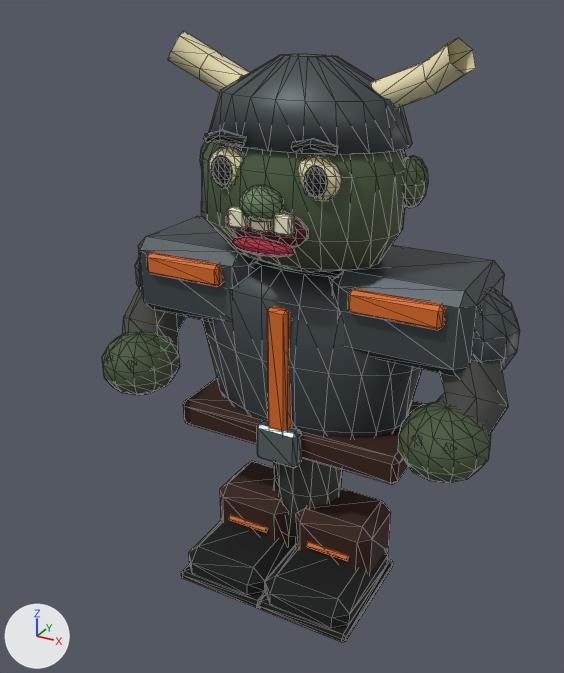
Before and after pictures for a commit that changed the glTF model wechat-game/assets/models/bosses/titan/titan.glb.
Both versions are drawn from a 50 mm lens placed at (0.74, -1.482, 1.332), pointed at (-0.006, -0.126, 0.654). The axes (+X, +Y, +Z) are drawn at lower left. The lights are the same throughout. The first picture is the older version. Mesh edges are drawn as thin lines. Vertices at exactly the same position are counted once.

Objects in the first picture: 'Arms', 'Body', 'Head', 'LegL', 'LegR'.
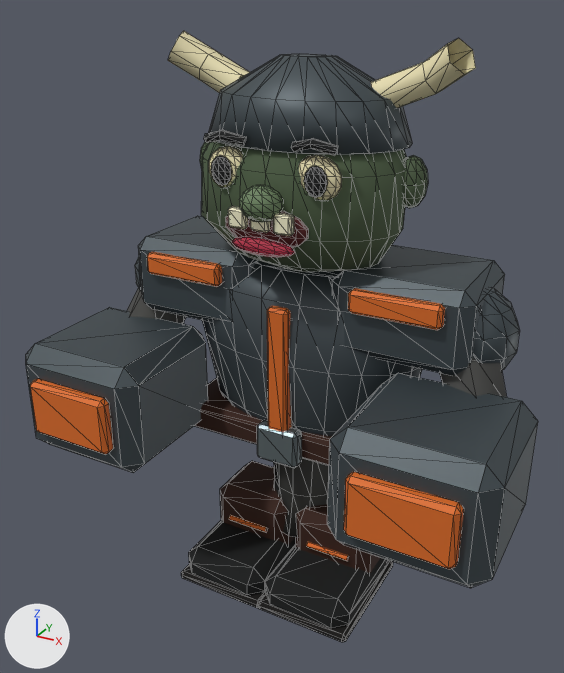
Pixel boxes (x1, y1, x2, y2) of what changed, in the pictures (564 x 673 px):
'Arms', reshaped (23% wider, 39% taller)
    before: (102, 216, 519, 483)
    after: (26, 216, 538, 588)
part 1 of me_sphere_009, added
    after: (26, 307, 208, 473)
part 2 of me_sphere_009, added (brown)
    after: (30, 379, 113, 454)
part 3 of me_sphere_009, added
    after: (327, 373, 538, 588)
part 4 of me_sphere_009, added (brown)
    after: (344, 472, 464, 569)

What changed in the scene script:
```text
Change me_sphere_009:
    used by ob_arms; location = (0.0, -0.02, 0.65)
    remove me_sphere_009.from_pydata(...)  # 656 vertices, 1232 faces; spans x -0.478..0.478, y -0.232..0.15, z -0.205..0.17
    add me_sphere_009.from_pydata(...)  # 792 vertices, 1480 faces; spans x -0.54..0.54, y -0.393..0.15, z -0.29..0.17
    me_sphere_009 part 1: a new loose piece of 24 vertices spanning x -0.54..-0.22, y -0.37..-0.05, z -0.29..-0.03, in mat_titan_softpbr_atlas
    me_sphere_009 part 2: a new loose piece of 24 vertices spanning x -0.485..-0.275, y -0.393..-0.357, z -0.225..-0.095, in mat_titan_softpbr_atlas
    me_sphere_009 part 3: a new loose piece of 24 vertices spanning x 0.22..0.54, y -0.37..-0.05, z -0.29..-0.03, in mat_titan_softpbr_atlas
    me_sphere_009 part 4: a new loose piece of 24 vertices spanning x 0.275..0.485, y -0.393..-0.357, z -0.225..-0.095, in mat_titan_softpbr_atlas
    other edits to the shape of me_sphere_009 do not show in these pictures
```
